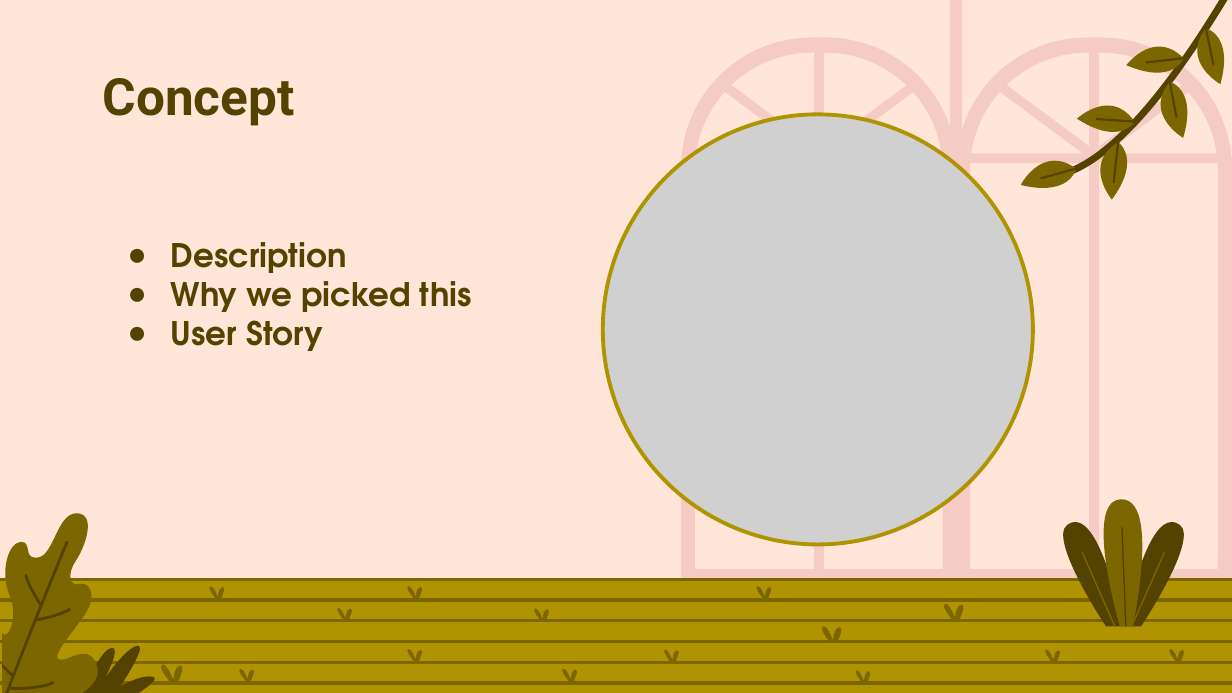
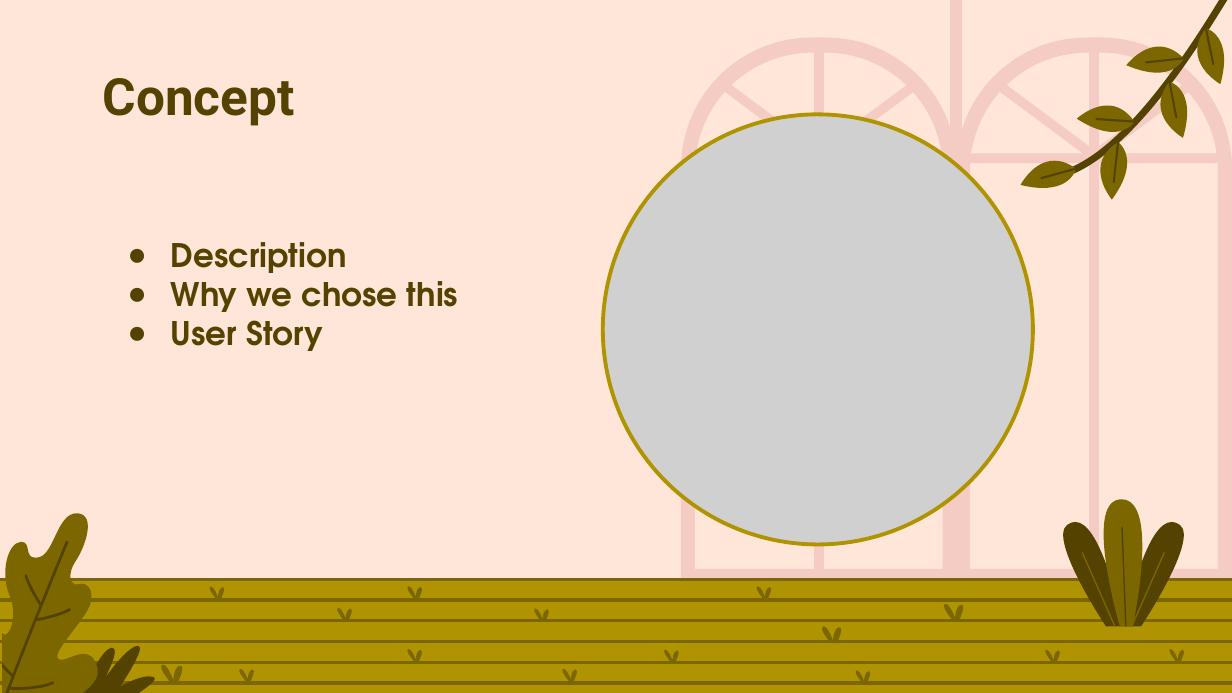
Before and after one commit to JohnSauter/plant_selection_planner, a slide deck: slide 3 of presentation/Group_Project_2.odp. Drawn at 1232x693 pixels with LibreOffice and Linux fonts; fonts in the diff are those of the drawing; grey boxes stand for pictures. Boxes give left, top, right and bottom in pixels: in the first picture for what was removed or moved away, otherwise in the second. Text is boxed around its words. In the diff, an @@ line names an element or a change of style, - is before the commit and + after.

```diff
--- a/presentation/Group_Project_2.odp
+++ b/presentation/Group_Project_2.odp
@@ text at [171, 270, 459, 312]: text changed @@
-● Why we picked this
+● Why we chose this
```
Also in this commit, not shown: 7 other slides changed, 1 slide removed.
